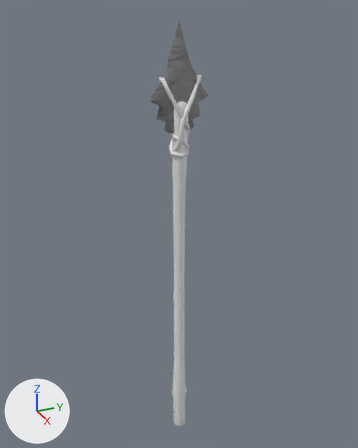
The FBX model Assets/Models/Tools/spear_stone.fbx, before and after one commit.
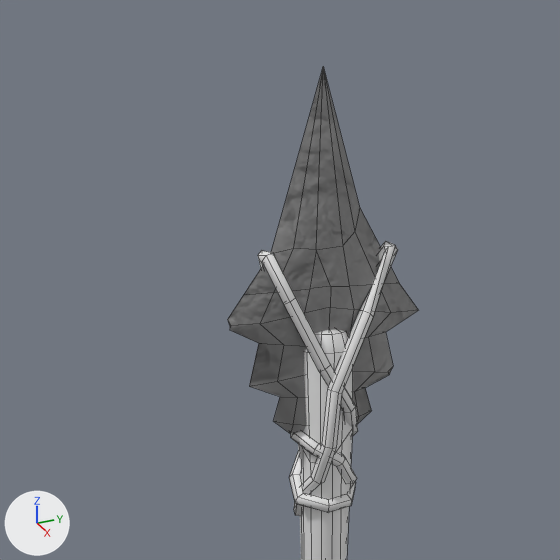
Each version is shown whole from a 50 mm lens placed at (5.07, -2.29, 5.86), pointed at (-0.18, 0.08, 3.23), then close up on the part from 22% to 70% of the width and 0% to 38% of the height. Lighting does not change. The marker at lower left points along +X, +Y and +Z. The close-ups show mesh edges as thin lines. Where no turn or scale is listed for an object, it has been applied to the vertices.

The older version as bpy lines, for what is in view:
```python
me_cylinder_013 = bpy.data.meshes.new('Cylinder.013')
me_cylinder_013.from_pydata(...)  # 494 vertices, 477 faces; spans x -0.14..0.14, y -0.35..0.36, z 0.0..5.64
# faces by material slot: [194, 79, 204]
me_cylinder_013.materials.append(mat_wood)  # white #e7e7e7
me_cylinder_013.materials.append(mat_stone)
me_cylinder_013.materials.append(mat_rope)  # white #e7e7e7
ob_spear_stone = bpy.data.objects.new('spear_stone', me_cylinder_013)
ob_spear_stone.location = (0.0, 0.0, 0.0)
```
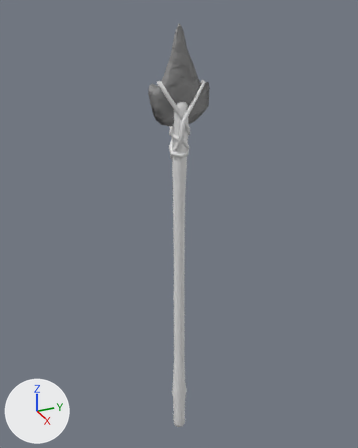
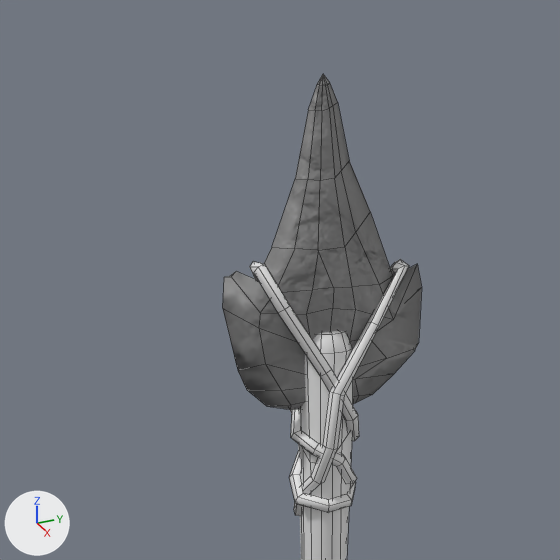
Location of each change, (x1, y1, x2, y2) in pixels of the close-ups (560 x 560 px):
'spear_stone', reshaped: before (228, 67, 419, 560); after (223, 74, 422, 560)
part 1 of me_cylinder_013, built on: before (228, 67, 398, 449); after (223, 74, 409, 450)
part 2 of me_cylinder_013, surface changed: before (244, 208, 419, 424); after (223, 212, 422, 406)

What changed in the scene script:
```text
Change me_cylinder_013:
    used by ob_spear_stone; location = (0.0, 0.0, 0.0)
    remove me_cylinder_013.from_pydata(...)  # 494 vertices, 477 faces; spans x -0.14..0.14, y -0.35..0.36, z 0.0..5.64
    add me_cylinder_013.from_pydata(...)  # 521 vertices, 504 faces; spans x -0.14..0.14, y -0.36..0.37, z 0.0..5.62
    me_cylinder_013 part 1
    1 vertex is removed from x 0.0, y 0.0, z 5.64
    9 faces are deleted
    8 vertices in x -0.02..0.04, y -0.23..-0.18, z 5.04..5.08 move by (0.0, -0.03, -0.03)
    8 vertices in x -0.05..-0.03, y -0.19..0.19, z 4.88..5.09 move by (-0.01, 0.0, 0.0)
    7 vertices in x 0.09..0.14, y -0.03..0.01, z 4.62..4.71 move by (0.0, 0.01, -0.01)
    7 vertices in x 0.02..0.05, y -0.19..0.19, z 4.88..5.13 move by (0.01, 0.0, 0.0)
    6 vertices in x -0.03..0.09, y -0.06..0.24, z 4.44..4.85 move by (0.0, 0.01, -0.02)
    6 vertices in x 0.03..0.08, y -0.17..-0.12, z 4.91..4.93 move by (0.0, -0.02, -0.02)
    97 vertices move from x -0.06..0.12, y -0.35..0.36, z 4.44..5.2 to x -0.07..0.12, y -0.36..0.37, z 4.42..5.18
    28 vertices are added at x -0.03..0.03, y -0.1..0.09, z 5.28..5.62
    36 new faces join them, mat_stone
    me_cylinder_013 part 2: 50 kept faces spanning x -0.07..0.08, y -0.36..0.37, z 4.54..5.18 get new texture (UV) coordinates
```
